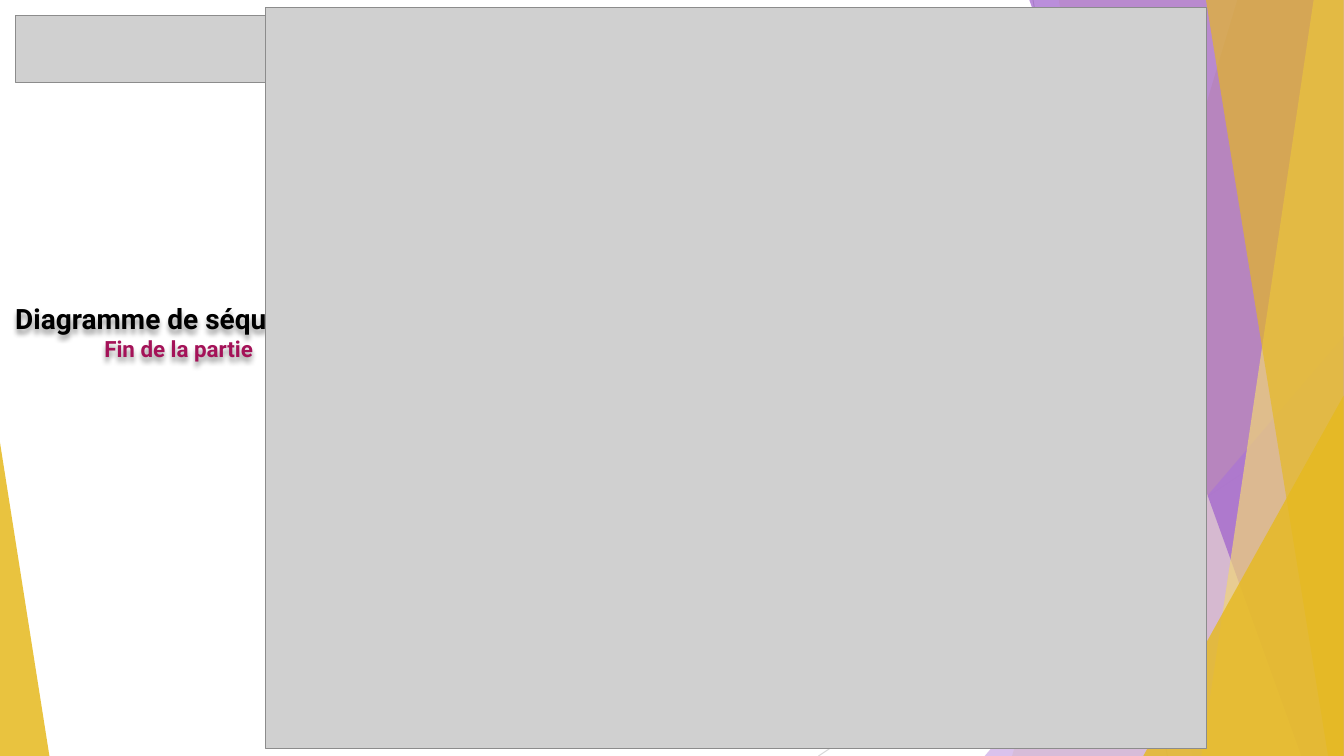
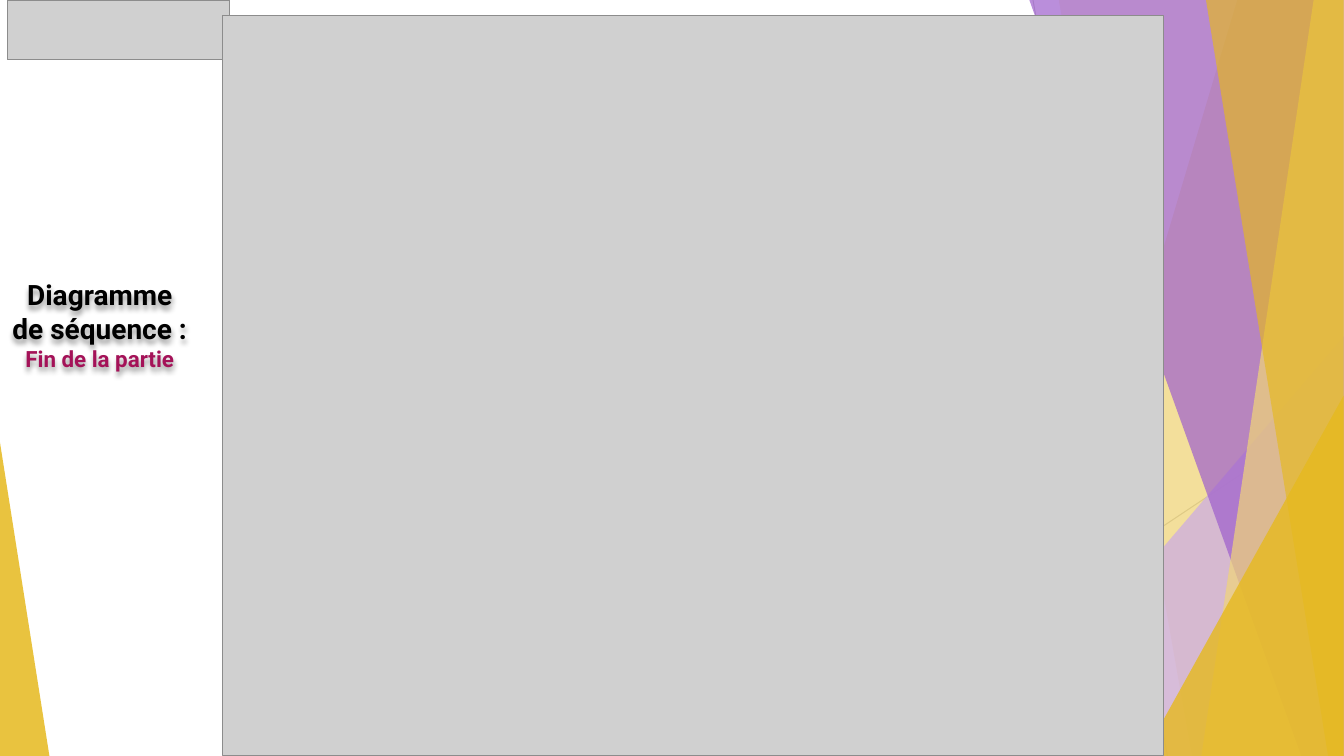
Before and after one commit to GuiguiMvn/Systeme-Escape-Game-Telethon, a slide deck: slide 15 of Nathan/Compte-rendus/REVUE-R2-GUIGAND-SFL6.pptx. Drawn at 1344x756 pixels with LibreOffice and Linux fonts; fonts in the diff are those of the drawing; grey boxes stand for pictures. Boxes give left, top, right and bottom in pixels: in the first picture for what was removed or moved away, otherwise in the second. Text is boxed around its words. In the diff, an @@ line names an element or a change of style, - is before the commit and + after.

Commit message:
Modification du diagramme de Gantt et mise à jour de cette partie dans le diaporama de revue 2.

```diff
--- a/Nathan/Compte-rendus/REVUE-R2-GUIGAND-SFL6.pptx
+++ b/Nathan/Compte-rendus/REVUE-R2-GUIGAND-SFL6.pptx
@@ picture resized from (x1=16, y1=16, x2=266, y2=84) to (x1=7, y1=0, x2=230, y2=59) @@
@@ picture moved from (x1=266, y1=8, x2=1208, y2=748) to (x1=223, y1=16, x2=1165, y2=756) @@
@@ text "Diagramme de séquence : Fin ..." rewrapped from (x1=15, y1=304, x2=327, y2=362) to (x1=12, y1=279, x2=174, y2=372) @@
```
Also in this commit, not shown: 2 other slides changed, 3 other files.
